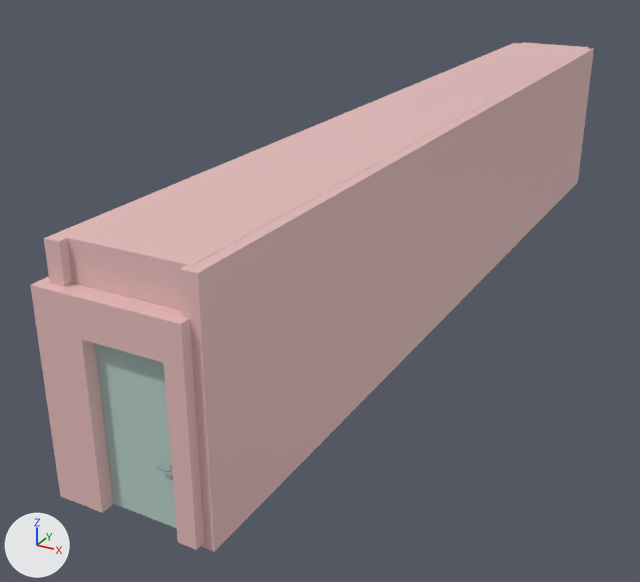
One commit to the FBX model Assets/_Model/Hosipital/Hospital_Entrance/road_to_gummy_forest.fbx: the scene before it, then after it.
Before and after are seen from a camera (50 mm lens) standing at (6.53, -32.49, 6.5) and looking at (-0.58, -19.57, 0.04). The lights are fixed; the arrows at lower left show +X, +Y and +Z. Where no turn or scale is listed for an object, it has been applied to the vertices.
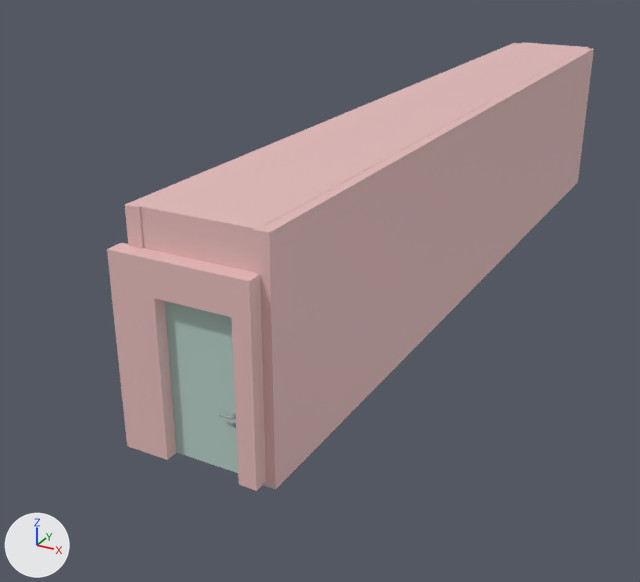
Pixel boxes [x1, y1, x2, y2] of what changed, in the pictures (640 x 582 px; the box of a moved part takes in the faces that stretch with it):
'Cube.055', mesh rescaled (18% narrower, 12% shorter)
    before: [180, 48, 594, 552]
    after: [253, 48, 594, 489]
'Cube.036', moved
    before: [30, 277, 204, 550]
    after: [107, 243, 266, 491]
'Cube.014', reshaped (14% narrower, 14% shorter)
    before: [65, 42, 589, 311]
    after: [138, 42, 589, 272]
'reception_door.002', moved
    before: [95, 343, 177, 528]
    after: [165, 301, 238, 473]
'Cube.029', mesh rescaled (17% narrower, 16% shorter)
    before: [44, 43, 520, 287]
    after: [125, 43, 520, 249]
'Plane.026', moved
    before: [155, 465, 173, 480]
    after: [219, 413, 236, 428]
part 3 of me_cube_018, moved or reshaped
    before: [65, 204, 260, 311]
    after: [138, 204, 260, 272]

What the commit changed:
me_cube_018 has 112 vertices, 68 faces and spans x -0.9..0.8, y -11.4..4.8, z -0.5..0.1.
me_cube_018 is used by ob_cube_014; location (0.79, -14.7, 3.18).
Before the commit, vertices of me_cube_018: 0 (-0.9, -11.4, -0.5), 2 (-0.9, -11.4, 0.1) at pixel (65, 237), 13 (0.8, -11.4, -0.5), 15 (0.8, -11.4, 0.1) at pixel (191, 265).
Part 3, on me_cube_018:
Vertices 0, 2, 13, 15 of me_cube_018 move by (0.0, 1.2, 0.0).
me_cube_071 has 8 vertices, 6 faces and spans x 0.1..0.3, y -15.4..0.7, z -1.1..2.2.
me_cube_071 is used by ob_cube_055; location (1.43, -10.73, 1.07).
me_cube_071 part 1: the whole mesh is scaled about the mesh origin by (1, 0.92, 1).
me_cube_012 has 8 vertices, 6 faces and spans x 0.1..0.3, y -15.4..0.7, z -1.1..2.2.
me_cube_012 is used by ob_cube_029; location (-0.35, -10.73, 1.07).
me_cube_012 part 2: the whole mesh is scaled about the mesh origin by (1, 0.92, 1).
Object 'Cube.036' (ob_cube_036) moves from (-0.27, -26.19, 1.3) to (-0.27, -24.98, 1.3).
Object 'reception_door.002' (ob_reception_door_002) moves from (0.26, -26.11, 1.26) to (0.26, -24.9, 1.26).
Object 'Plane.026' (ob_plane_026) moves from (1.19, -26.11, 0.83) to (1.19, -24.9, 0.83).
